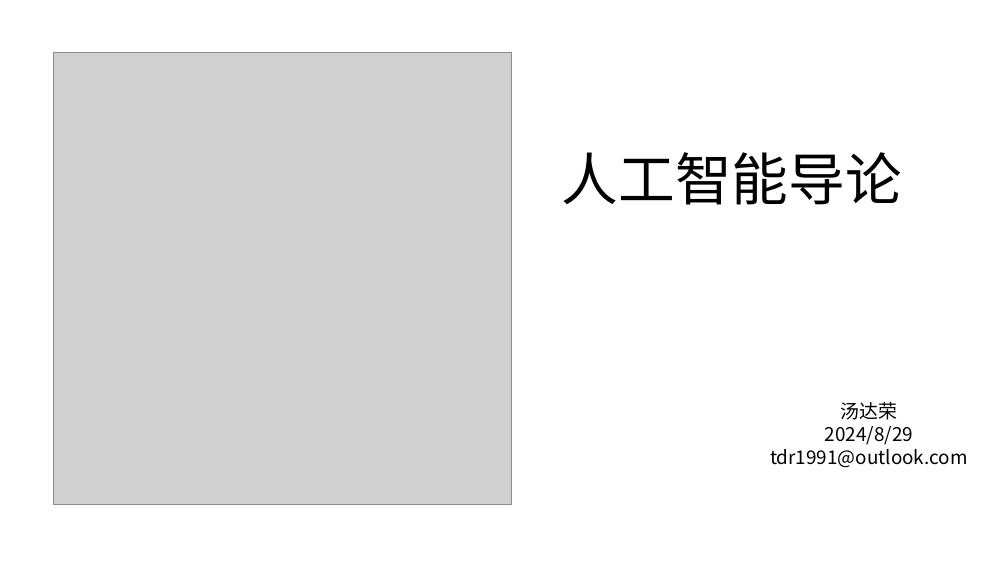
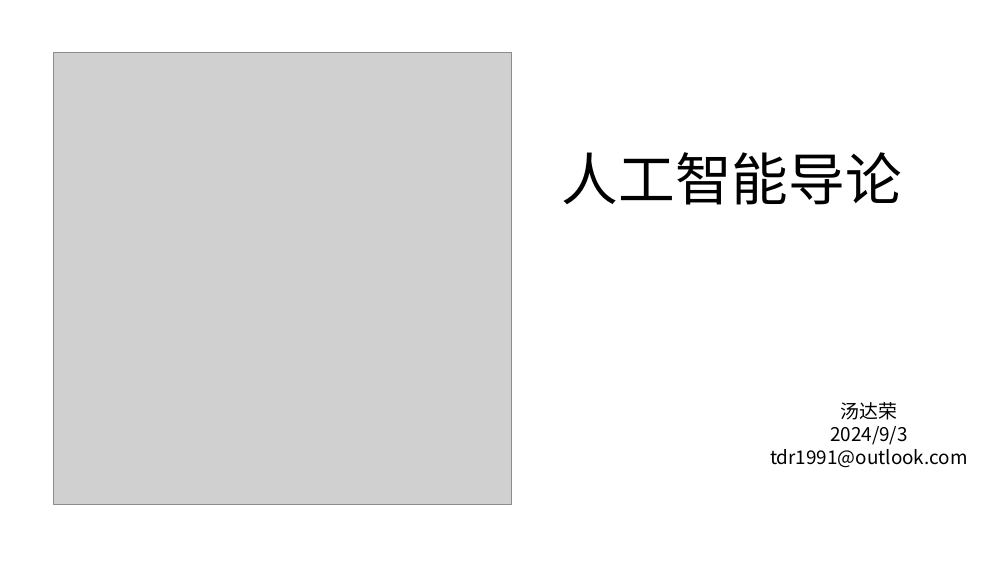
Before and after one commit to tdr1991/genai, a slide deck: slide 1 of ppt/课程.pptx. Drawn at 1008x567 pixels with LibreOffice and Linux fonts; fonts in the diff are those of the drawing; grey boxes stand for pictures. Boxes give left, top, right and bottom in pixels: in the first picture for what was removed or moved away, otherwise in the second. Text is boxed around its words. In the diff, an @@ line names an element or a change of style, - is before the commit and + after.

```diff
--- a/ppt/课程.pptx
+++ b/ppt/课程.pptx
@@ text at (830,426,908,445): text changed @@
-2024/8/29
+2024/9/3
```
Also in this commit, not shown: 1 slide added, 1 slide removed, 4 other files.
